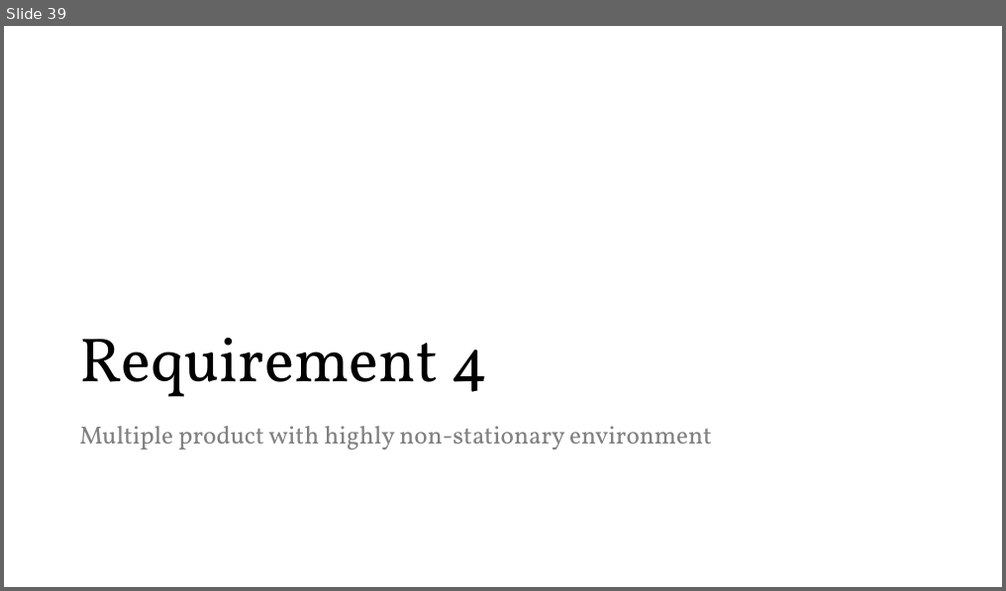
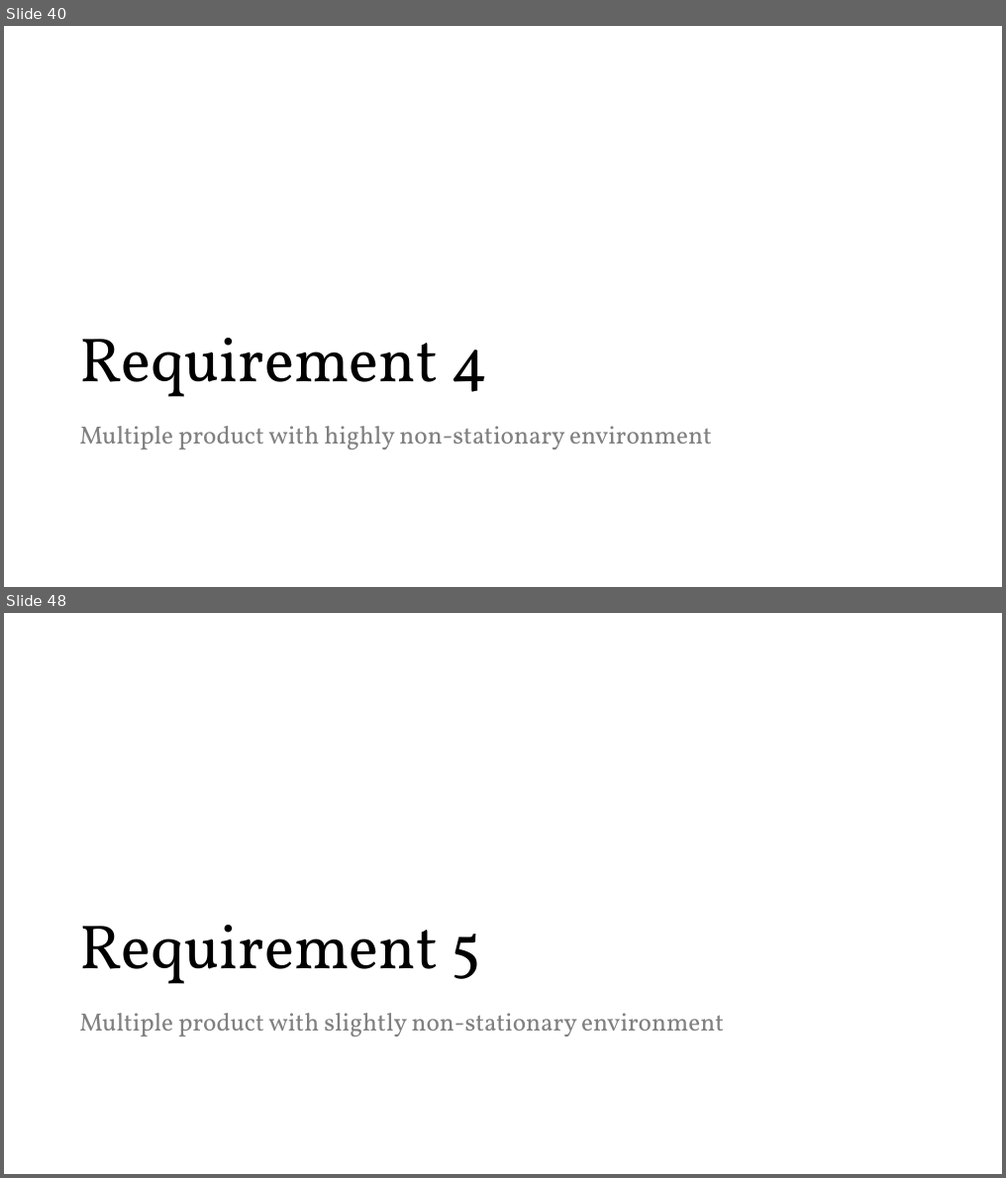
Before and after one commit to peetceenatoo/online-learning, a slide deck: Slides.pptx. Shown one above the other, each under a label of ours: slide 39 before the commit, slides 40 and 48 after it; the slides between them are not shown. The pictures are 1006x591 and 1006x1178 pixels, drawn with LibreOffice and Linux fonts; fonts in the diff are those of the drawing. Boxes give left, top, right and bottom in pixels: in the first picture for what was removed or moved away, otherwise in the second. Text is boxed around its words. In the diff, an @@ line names an element or a change of style, - is before the commit and + after.

```diff
--- a/Slides.pptx
+++ b/Slides.pptx
@@ slide 48 added at <box>4,613,1002,1174</box>, background #FFFFFF @@
@@ title added at <box>79,925,480,984</box>, 60 pt, text #000000 @@
+Requirement 5
@@ text added at <box>79,1013,724,1037</box>, 24 pt, text #808080 @@
+Multiple product with slightly non-stationary environment
@@ what was slide 39 is now slide 40 @@
```
Also in this commit, not shown: 14 slides changed, 8 other slides added, 1 other file.
